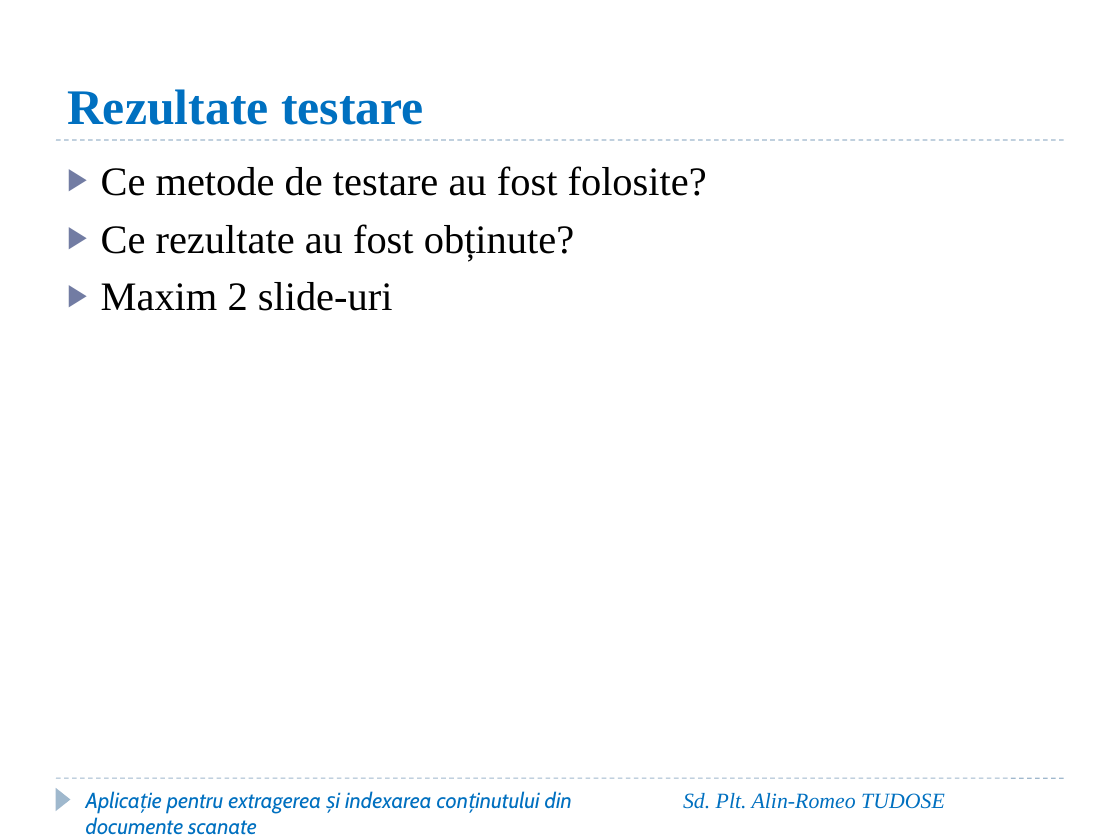
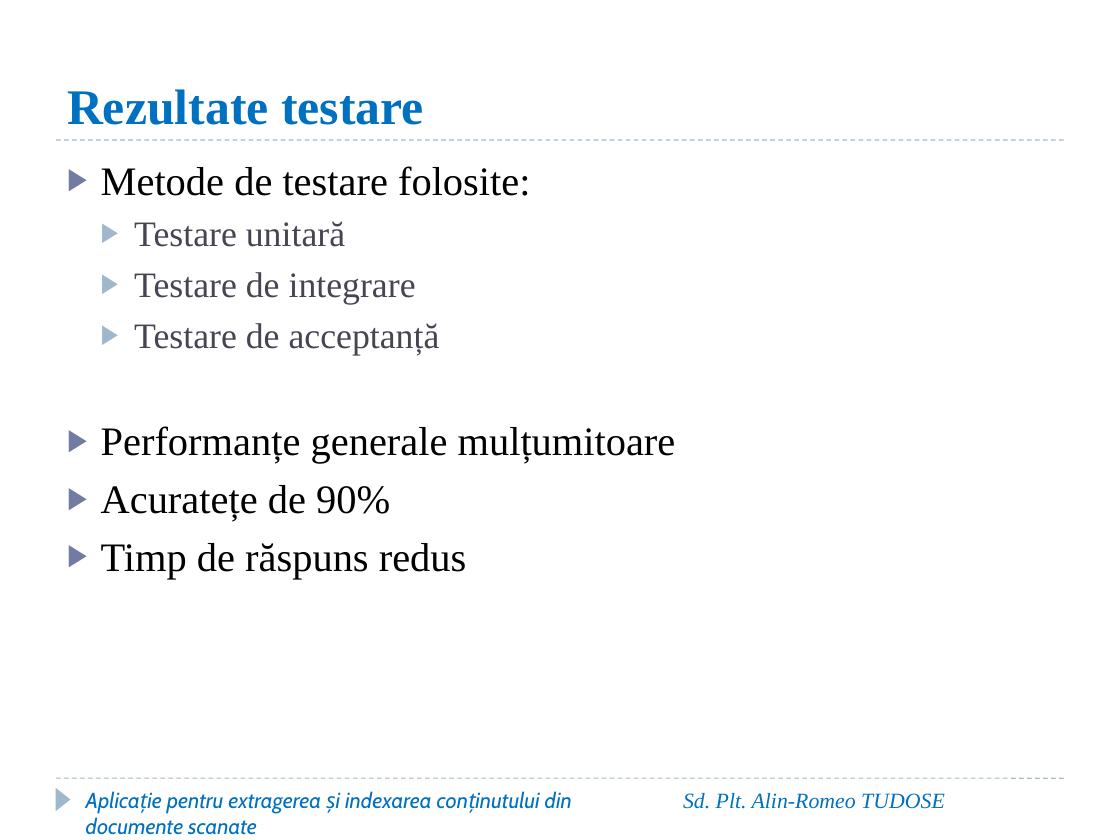
Before and after one commit to AlinTudose98/DocumentatieLicenta, a slide deck: slide 14 of Prezentare_Licenta_Tudose_Alin.pptx (slide 9 before the commit). Drawn at 1120x840 pixels with LibreOffice and Linux fonts; fonts in the diff are those of the drawing; background and template pictures are left out. Boxes give left, top, right and bottom in pixels: in the first picture for what was removed or moved away, otherwise in the second. Text is boxed around its words. In the diff, an @@ line names an element or a change of style, - is before the commit and + after.

```diff
--- a/Prezentare_Licenta_Tudose_Alin.pptx
+++ b/Prezentare_Licenta_Tudose_Alin.pptx
@@ text at box(101, 166, 676, 579): text changed @@
-▶ Ce metode de testare au fost folosite?
-▶ Ce rezultate au fost obținute?
-▶ Maxim 2 slide-uri
+▶ Metode de testare folosite:
+  ▶ Testare unitară
+  ▶ Testare de integrare
+  ▶ Testare de acceptanță
+▶ Performanțe generale mulțumitoare
+▶ Acuratețe de 90%
+▶ Timp de răspuns redus
```
Also in this commit, not shown: 3 other slides changed, 5 slides added.
